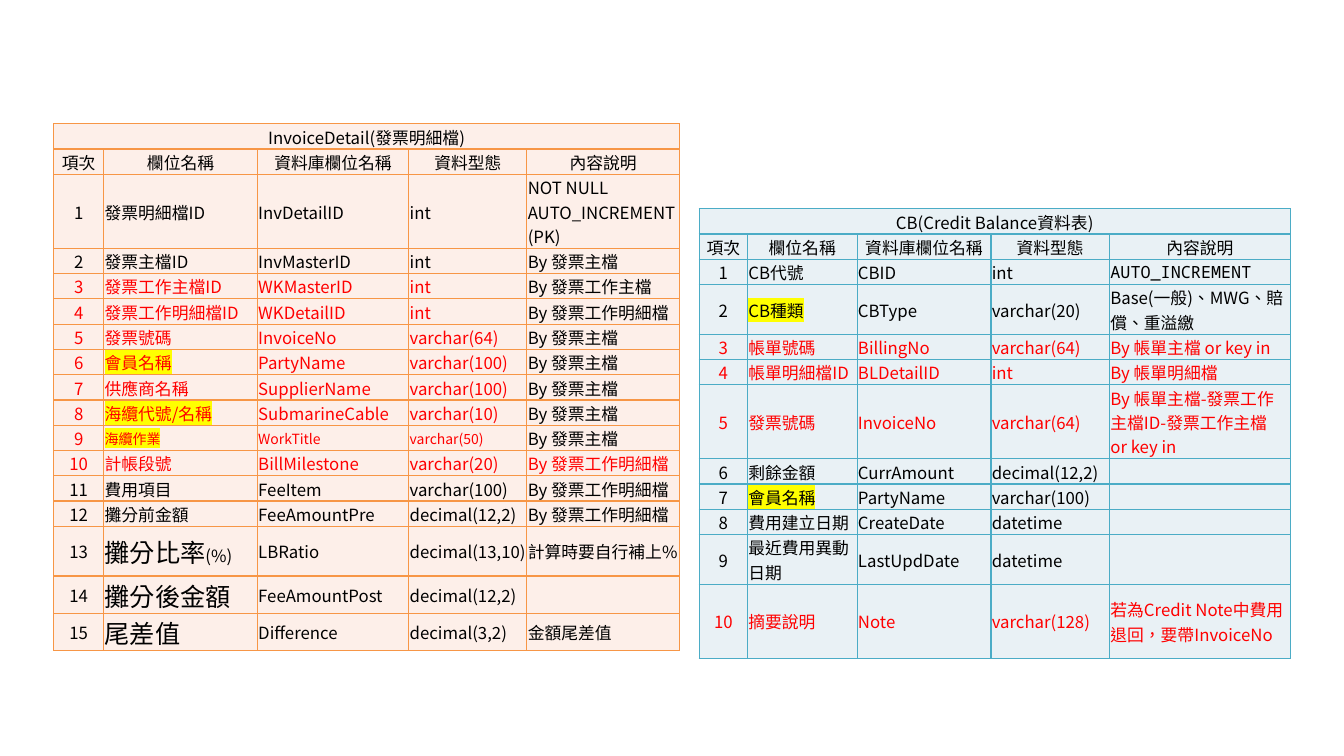
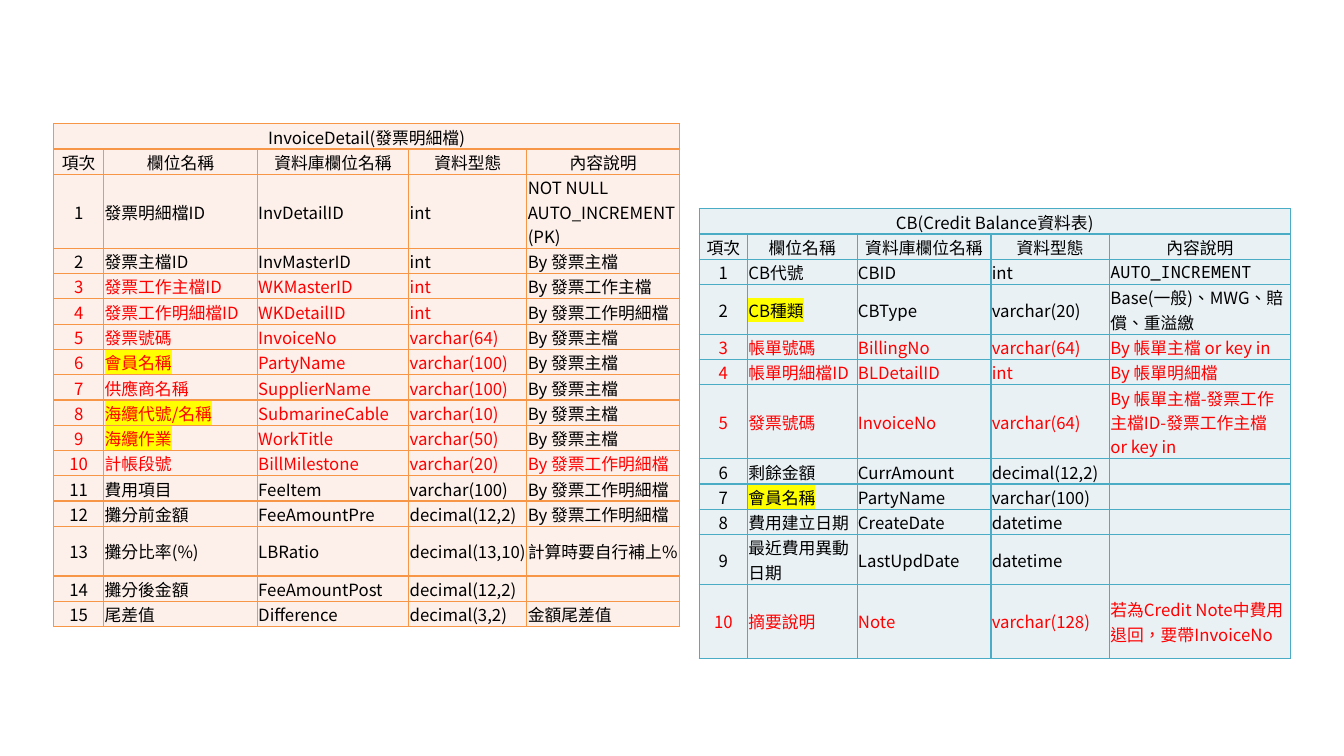
Before and after one commit to appletime81/cbp-sys-api, a slide deck: slide 1 of CBP專案/抵扣邏輯.pptx. Drawn at 1344x756 pixels with LibreOffice and Linux fonts; fonts in the diff are those of the drawing. Boxes give left, top, right and bottom in pixels: in the first picture for what was removed or moved away, otherwise in the second. Text is boxed around its words. In the diff, an @@ line names an element or a change of style, - is before the commit and + after.

```diff
--- a/CBP專案/抵扣邏輯.pptx
+++ b/CBP專案/抵扣邏輯.pptx
@@ table at (53, 124, 679, 628) @@
@@ size 10 to 12 pt in "海纜作業", "WorkTitle", "varchar(50)" @@
@@ font Calibri to Noto Sans CJK SC in "攤分前金額", "攤分比率(%)", "攤分後金額", "尾差值" @@
@@ size 18 to 12 pt in "攤分比率(%)", "攤分後金額", "尾差值" @@
```
Also in this commit, not shown: 1 slide added, 5 other files.
